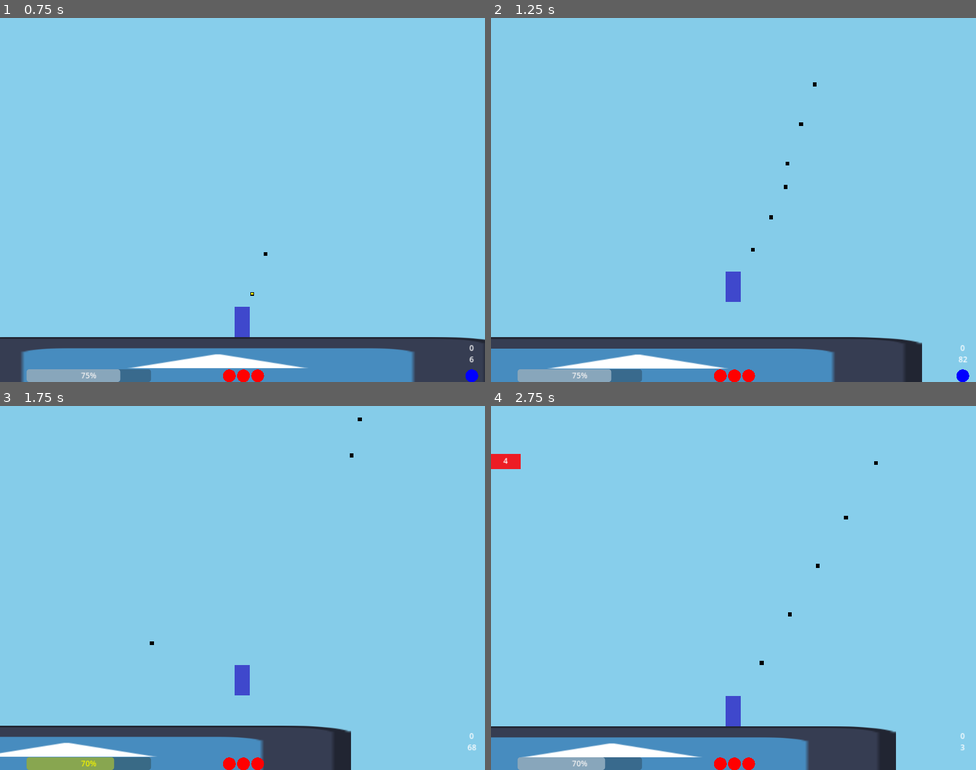
Above: before the commit, frames 1-4 (two rows, left to right).
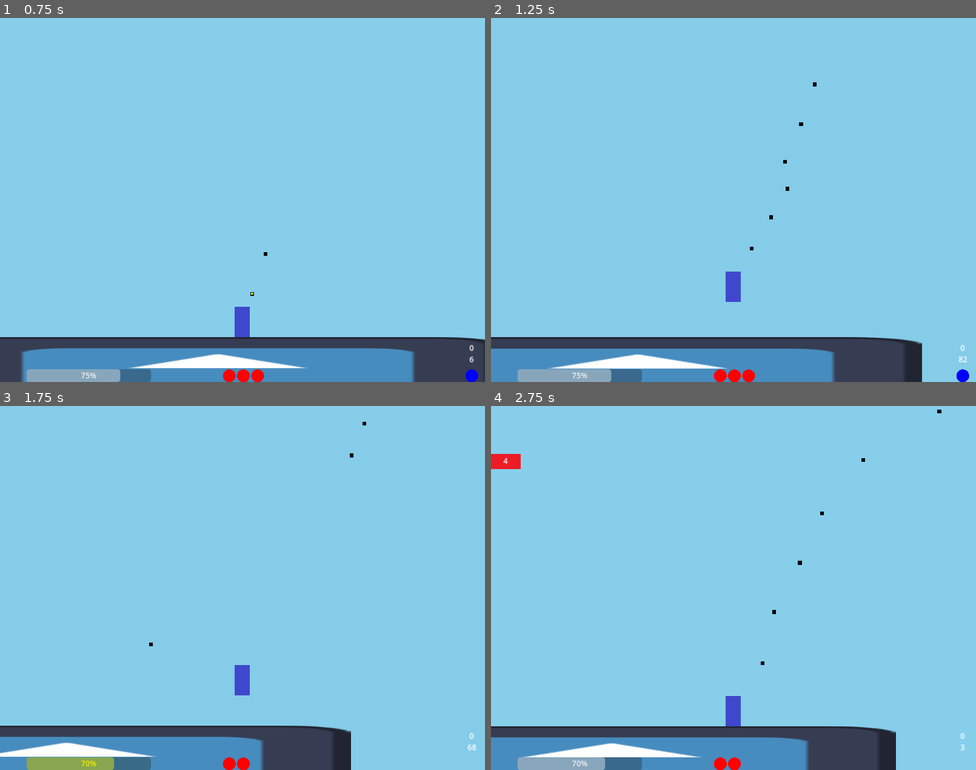
Above: after the commit, the same moments.

Repository: notMSB/bunk
Game: Godot game, scene res://scenes/game.tscn
Same seed, same stepped clock (60 frames per second), same inputs: the game is played once before the commit and once after it. The engine's default icon, where the game draws it, is replaced by a stand-in: a white triangle on a blue panel in a dark square.
Inputs (mouse positions are in pixels of both pictures, inside the frame that each line leads up to):
- Up to frame 1 (0.75 s): tap Enter at 0.5 s; move the mouse to (349, 181) at 0.52 s; press the mouse at (349, 181) at 0.53 s; hold Right (ui_right) from 0.53 s (still down)
- Up to frame 2 (1.25 s): keep holding Right (ui_right); tap Space (jump) at 0.77 s
- Up to frame 3 (1.75 s): keep holding Right (ui_right); move the mouse to (145, 606) at 1.27 s; release the mouse at (145, 606) at 1.28 s; tap Shift (item) at 1.35 s; tap Space (jump) at 1.52 s; click (145, 606) at 1.55 s
- Up to frame 4 (2.75 s): move the mouse to (782, 507) at 2.02 s; release Right (ui_right) at 2.03 s; press the mouse at (782, 507) at 2.03 s; hold Left (ui_left) from 2.03 s (still down); tap Ctrl (misc) at 2.1 s

Frame 1 is identical in both runs. In frame 2, less than 0.1% of the frame differs, in the area x 53-62%, y 39-65%; in frame 3, 0.1%; in frame 4, 0.2%, in the area x 51-93%, y 1-100%.

Commit message:
machine gun drift

Diff:
--- a/project.godot
+++ b/project.godot
@@ -101,6 +101,7 @@
 2d_physics/layer_4="Floor"
 2d_physics/layer_5="Platform"
 2d_physics/layer_6="Blocker"
+2d_physics/layer_7="Pickup Getter"
 
 [physics]
 
--- a/scenes/basic_gun.tscn
+++ b/scenes/basic_gun.tscn
@@ -1,8 +1,8 @@
 [gd_scene load_steps=3 format=3 uid="uid://cd5egnil261mn"]
 
 [ext_resource type="Script" path="res://scripts/basic_gun.gd" id="1_ssa6i"]
-[ext_resource type="PackedScene" uid="uid://dak8tshl61njw" path="res://scenes/bullet.tscn" id="2_vqvf0"]
+[ext_resource type="PackedScene" uid="uid://b71rbls6nk4pc" path="res://scenes/basic_gun_bullet.tscn" id="2_07ax4"]
 
 [node name="basic_gun" type="Node2D"]
 script = ExtResource("1_ssa6i")
-Projectile = ExtResource("2_vqvf0")
+Projectile = ExtResource("2_07ax4")
--- /dev/null
+++ b/scenes/basic_gun_bullet.tscn
@@ -0,0 +1,8 @@
+[gd_scene load_steps=3 format=3 uid="uid://b71rbls6nk4pc"]
+
+[ext_resource type="Script" path="res://scripts/basic_gun_bullet.gd" id="1_iwf82"]
+[ext_resource type="PackedScene" uid="uid://dak8tshl61njw" path="res://scenes/bullet.tscn" id="2_bme4t"]
+
+[node name="basic_gun_bullet" type="Node2D"]
+script = ExtResource("1_iwf82")
+Projectile = ExtResource("2_bme4t")
--- a/scenes/item_platform.tscn
+++ b/scenes/item_platform.tscn
@@ -31,6 +31,7 @@
 [node name="Pickup" type="Area2D" parent="."]
 position = Vector2(0, -1)
 collision_layer = 16
+collision_mask = 64
 script = ExtResource("3_yuy7l")
 
 [node name="PickupSprite" type="Sprite2D" parent="Pickup"]
--- a/scenes/player.tscn
+++ b/scenes/player.tscn
@@ -13,6 +13,7 @@
 size = Vector2(32, 64)
 
 [node name="Player" type="CharacterBody2D"]
+collision_layer = 65
 collision_mask = 24
 script = ExtResource("1_2e5t6")
 
--- a/scripts/basic_gun.gd
+++ b/scripts/basic_gun.gd
@@ -5,3 +5,9 @@
 const COOLDOWN := .11
 const DAMAGE := 2
 const PIERCE := .1
+
+const MAX_DRIFT := 1500
+var drift := 0
+
+func _process(_delta):
+	drift = clamp(drift - 1, 0, MAX_DRIFT)
--- /dev/null
+++ b/scripts/basic_gun_bullet.gd
@@ -0,0 +1,14 @@
+extends Node2D
+
+@export var Projectile : PackedScene
+
+@onready var gun = get_node("../../Weapon/basic_gun")
+
+func fire(goalPos, startPos, weaponDamage, pierce):
+	var shot = Projectile.instantiate()
+	add_child(shot)
+	shot.fire(goalPos, startPos, weaponDamage, pierce)
+	var rando : int = 0 if gun.drift == 0 else randi() % gun.drift
+	var dir : int = 1 if randi() % 2 == 1 else -1
+	shot.rotate_direction(rando * dir / 100)
+	gun.drift += 100
--- a/scripts/enemy.gd
+++ b/scripts/enemy.gd
@@ -97,6 +97,6 @@
 	else: $UI/HPText.text = str(health)
 
 func _on_contact_damage_body_entered(body):
-	if $ContactDamage.visible and body.collision_layer == 1: #damage player
+	if $ContactDamage.visible and body.collision_layer == 65: #damage player
 		var left := false if body.position.x > position.x else true
 		body.take_damage(left)
--- a/scripts/player.gd
+++ b/scripts/player.gd
@@ -157,7 +157,7 @@
 	UI.update_health(health, true)
 
 func set_invuln(isInvuln):
-	collision_layer = 0 if isInvuln else 1
+	collision_layer -= 1 if isInvuln else -1
 	invulnerable = isInvuln
 
 func die():
